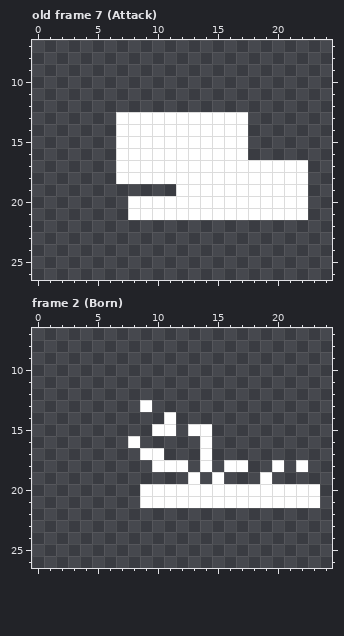
Pixel-art file: Assets/Sprites/FamiliarBird.aseprite. This is how it looked before the edit.
32x32 pixels, 8 frames. Shown: old frame 7 (Attack): x 0..24, y 7..26; frame 2 (Born): x 0..24, y 7..26. The commit also changed other frames, which this record leaves out.
The same view after the edit:
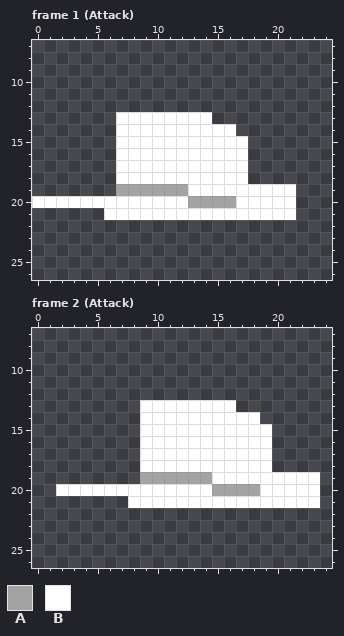
Palette (. is transparent): A #a3a3a3  B #ffffff
A new or re-ordered frame is compared with the old frame closest to it.
Difference:
frames re-ordered
Frame 1 (Attack) against old frame 7 (Attack):
y 13: x 15..17 BBB -> ...
y 14: x 17 B -> .
y 17..18: x 18..22 BBBBB -> .....
y 19: x 7..12 .....B -> AAAAAA; x 22 B -> .
y 20: x 0..7 ........ -> BBBBBBBB; x 13..16 BBBB -> AAAA; x 22 B -> .
y 21: x 6..7 .. -> BB; x 22 B -> .
Frame 2 (Attack):
y 13: x 10..16 ....... -> BBBBBBB
y 14: x 9..10 .. -> BB; x 12..18 ....... -> BBBBBBB
y 15: x 9 . -> B; x 12 . -> B; x 15..19 ..... -> BBBBB
y 16: x 8..13 B..... -> .BBBBB; x 15..19 ..... -> BBBBB
y 17: x 11..13 ... -> BBB; x 15..19 ..... -> BBBBB
y 18: x 9 . -> B; x 13 . -> B; x 15 . -> B; x 18..20 ..B -> BB.; x 22 B -> .
y 19: x 9..14 ....B. -> AAAAAA; x 16..18 ... -> BBB; x 20..23 .... -> BBBB
y 20: x 2..8 ....... -> BBBBBBB; x 15..18 BBBB -> AAAA
y 21: x 8 . -> B
Pixel boxes of the changes (left, top, right, bottom) in both pictures:
changed: (32, 112, 308, 220)
changed: (56, 400, 320, 508)
